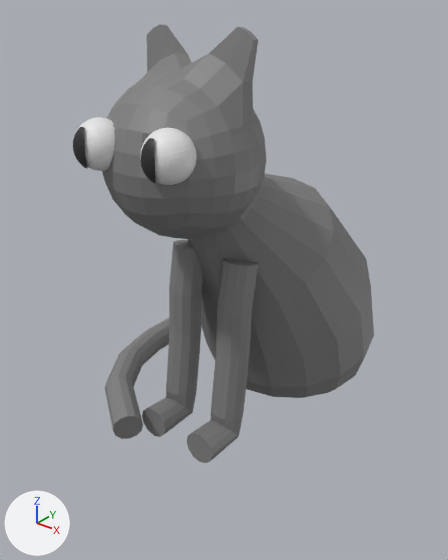
An edit to the glTF model src/assets/models/secondcat.glb, drawn before and after from the same camera.
The view is the same before and after, from a 50 mm camera at (5.01, -8.05, 6.25) aimed at (-0.17, -1.57, 2.23). The lights are fixed; the arrows at lower left show +X, +Y and +Z. Where no turn or scale is listed for an object, it has been applied to the vertices. Vertices at the same position are counted once.

Names of what the first picture shows: 'Body', 'EyeBallL', 'EyeBallR', 'Head', 'Leg.L', 'Leg.R', 'PupilL', 'Tail'.
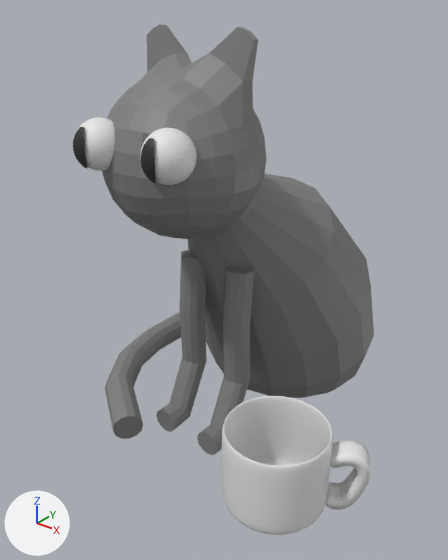
Where the change shows, as pixel boxes (x1, y1, x2, y2) in the pictures (448 x 560 px):
'Cup', added
    after: (222, 396, 332, 535)
'Leg.L', reshaped, moved (19% narrower, 8% shorter)
    before: (187, 259, 258, 463)
    after: (197, 267, 254, 455)
'Leg.R', deleted
    before: (142, 240, 203, 437)
'LegR', added
    after: (156, 249, 207, 432)
'CupHandle', added
    after: (325, 439, 370, 510)

What changed in the scene script:
```text
Change me_vert_004:
    used by ob_leg_l; location = (0.44, -1.99, 2.86)
    remove me_vert_004.from_pydata(...)  # 84 vertices, 164 faces; spans x -0.24..0.24, y -0.92..0.24, z -2.82..0.04
    add me_vert_004.from_pydata(...)  # 60 vertices, 116 faces; spans x 0.25..0.63, y -1.31..-0.38, z -3.27..-0.56
    me_vert_004 part 1: the whole mesh is rebuilt
Add me_plane_003:
    me_plane_003.from_pydata(...)  # 250 vertices, 496 faces; spans x -0.21..0.388, y -0.189..0.305, z -0.717..0.167
    me_plane_003.materials.append(mat_material)  # white #e7e7e7
Add me_vert_003_1:
    me_vert_003_1.from_pydata(...)  # 3202 vertices, 6400 faces; spans x -0.69..0.69, y -0.69..0.69, z 0.0..1.229
    me_vert_003_1.materials.append(mat_material)  # white #e7e7e7
Add me_vert_005:
    me_vert_005.from_pydata(...)  # 60 vertices, 116 faces; spans x -0.19..0.19, y -0.75..0.19, z -2.69..0.02
    me_vert_005.materials.append(mat_fur)  # grey #7f7f7f
Remove ob_leg_r:
    ob_leg_r = bpy.data.objects.new('Leg.R', me_vert_003)
    ob_leg_r.location = (-0.46, -1.99, 2.86)
Change ob_leg_l:
    ob_leg_l.location: (0.44, -1.99, 2.86) -> (0.0, -1.42, 3.32)
Add ob_cuphandle:
    ob_cuphandle = bpy.data.objects.new('CupHandle', me_plane_003)
    ob_cuphandle.location = (2.4, -2.46, 0.9)
Add ob_cup:
    ob_cup = bpy.data.objects.new('Cup', me_vert_003_1)
    ob_cup.location = (1.69, -2.84, 0.0)
Add ob_legr:
    ob_legr = bpy.data.objects.new('LegR', me_vert_005)
    ob_legr.location = (-0.38, -1.99, 2.74)
```
